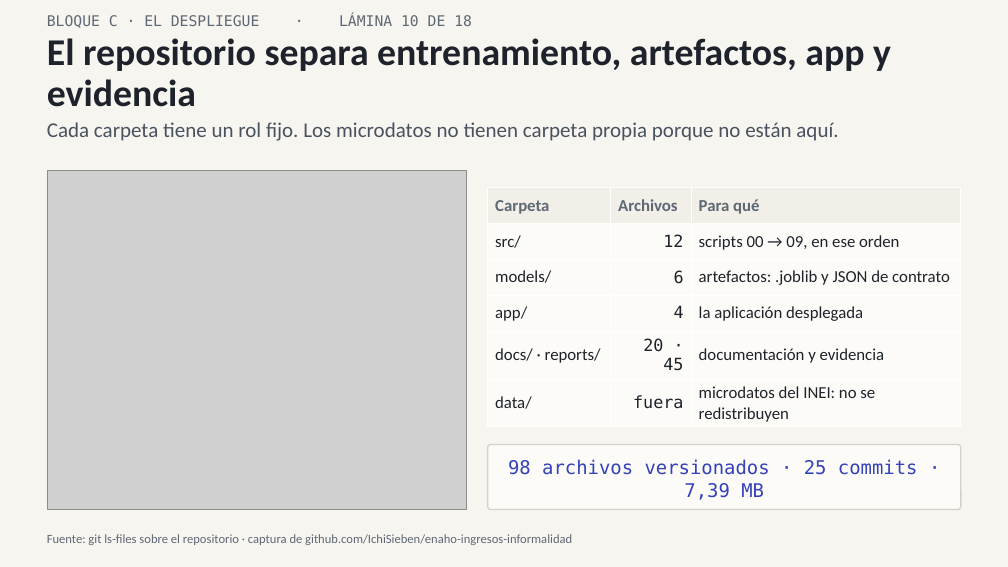
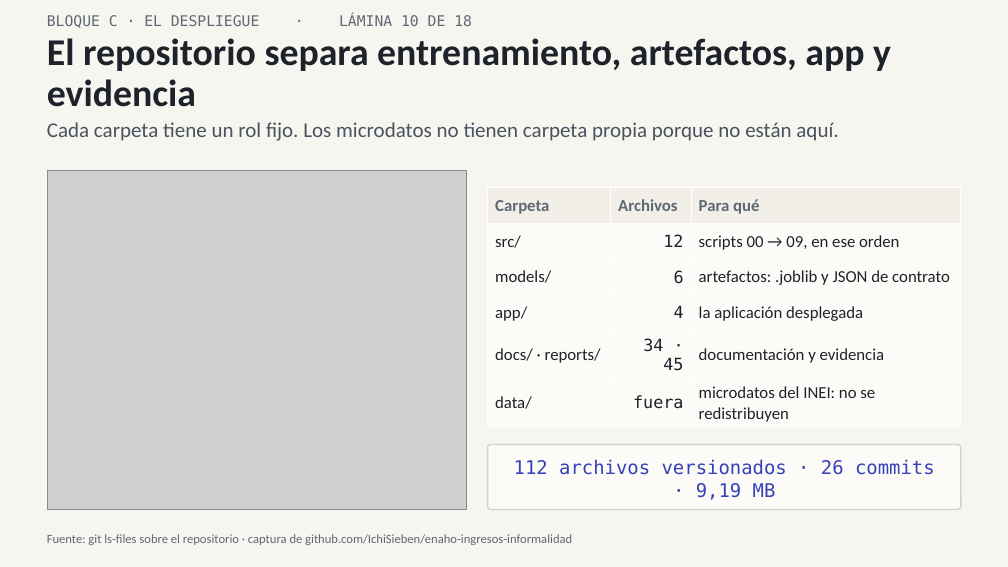
Before and after one commit to IchiSieben/enaho-ingresos-informalidad, a slide deck: slide 10 of docs/presentacion/ENAHO_exposicion.pptx. Drawn at 1008x567 pixels with LibreOffice and Linux fonts; fonts in the diff are those of the drawing; grey boxes stand for pictures. Boxes give left, top, right and bottom in pixels: in the first picture for what was removed or moved away, otherwise in the second. Text is boxed around its words. In the diff, an @@ line names an element or a change of style, - is before the commit and + after.

```diff
--- a/docs/presentacion/ENAHO_exposicion.pptx
+++ b/docs/presentacion/ENAHO_exposicion.pptx
@@ table at box(488, 188, 961, 426) @@
-row 5, column 2: 20 · 45
+row 5, column 2: 34 · 45
@@ text in rounded rectangle at box(514, 459, 935, 500): text changed @@
-98 archivos versionados · 25 commits · 7,39 MB
+112 archivos versionados · 26 commits · 9,19 MB
```
Also in this commit, not shown: 1 other slide changed, 4 other files.
